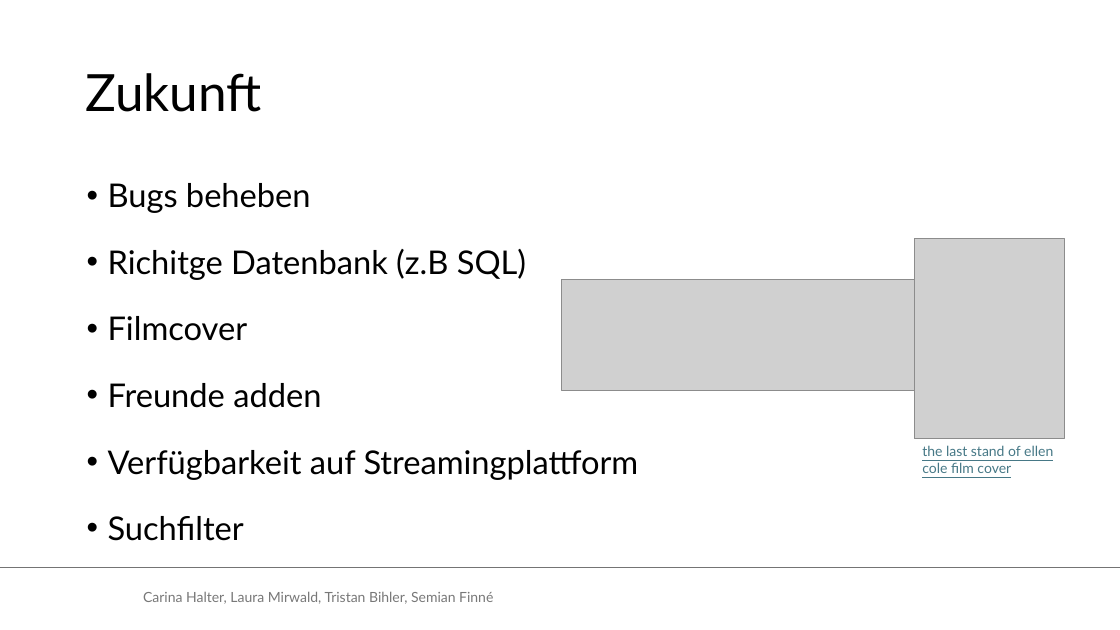
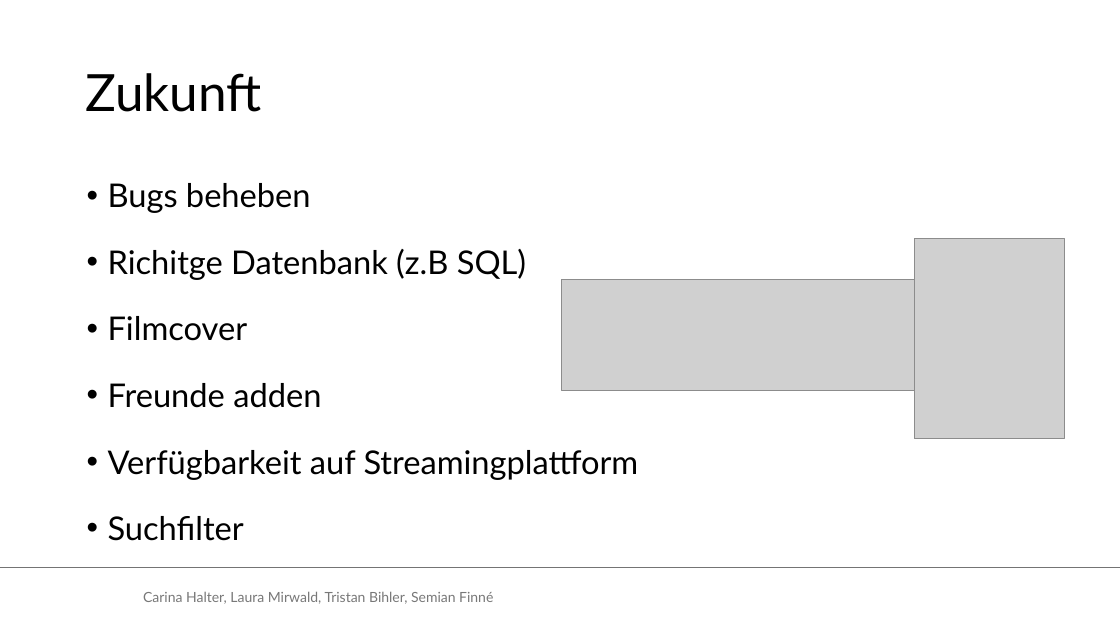
Before and after one commit to Tristan-Bihler/2_Semester_Projekt, a slide deck: slide 34 of Dokumentation/Abgabe/Entwicklung eines intelligenten Empfehlungssystems.pptx. Drawn at 1120x630 pixels with LibreOffice and Linux fonts; fonts in the diff are those of the drawing; grey boxes stand for pictures; background and template pictures are left out. Boxes give left, top, right and bottom in pixels: in the first picture for what was removed or moved away, otherwise in the second. Text is boxed around its words. In the diff, an @@ line names an element or a change of style, - is before the commit and + after.

Commit message:
Revert "PP Lauras Quelle Filmcover hinzugefügt"
This reverts commit da6d81e65087d69e79eb09ec38aedd4940a5d777.

```diff
--- a/Dokumentation/Abgabe/Entwicklung eines intelligenten Empfehlungssystems.pptx
+++ b/Dokumentation/Abgabe/Entwicklung eines intelligenten Empfehlungssystems.pptx
@@ text removed at [922,445,1053,473] @@
-the last stand of ellen cole film cover
```
